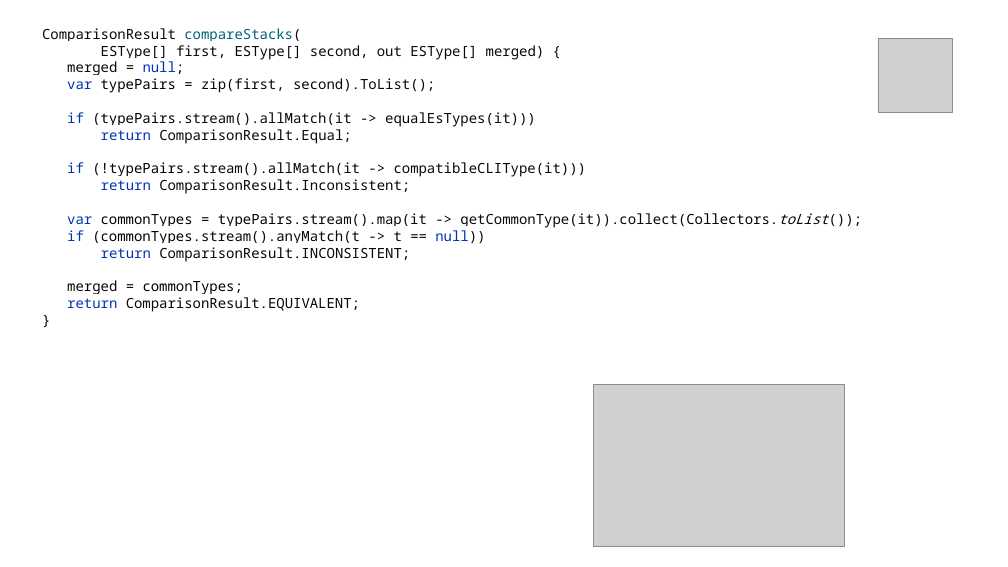
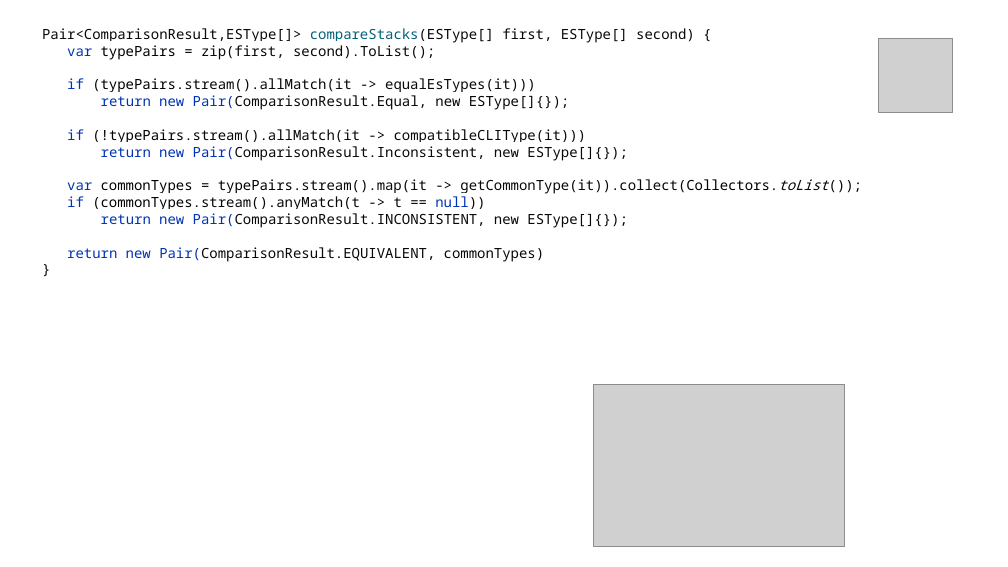
Before and after one commit to kontur-courses/clean-code, a slide deck: slide 52 of clean-code-java.pptx. Drawn at 1008x567 pixels with LibreOffice and Linux fonts; fonts in the diff are those of the drawing; grey boxes stand for pictures. Boxes give left, top, right and bottom in pixels: in the first picture for what was removed or moved away, otherwise in the second. Text is boxed around its words. In the diff, an @@ line names an element or a change of style, - is before the commit and + after.

```diff
--- a/clean-code-java.pptx
+++ b/clean-code-java.pptx
@@ text at (42,28,695,43): text changed @@
-ComparisonResult compareStacks(
-ESType[] first, ESType[] second, out ESType[] merged) {
-merged = null;
+Pair<ComparisonResult,ESType[]> compareStacks(ESType[] first, ESType[] second) {
@@ text at (101,95,569,110): text changed @@
-return ComparisonResult.Equal;
+return new Pair(ComparisonResult.Equal, new ESType[]{});
@@ text at (101,146,627,161): text changed @@
-return ComparisonResult.Inconsistent;
+return new Pair(ComparisonResult.Inconsistent, new ESType[]{});
@@ text at (67,213,627,262): text changed @@
-return ComparisonResult.INCONSISTENT;
-merged = commonTypes;
-return ComparisonResult.EQUIVALENT;
+return new Pair(ComparisonResult.INCONSISTENT, new ESType[]{});
+return new Pair(ComparisonResult.EQUIVALENT, commonTypes)
```
Also in this commit, not shown: 1 other slide changed, 3 other files.
